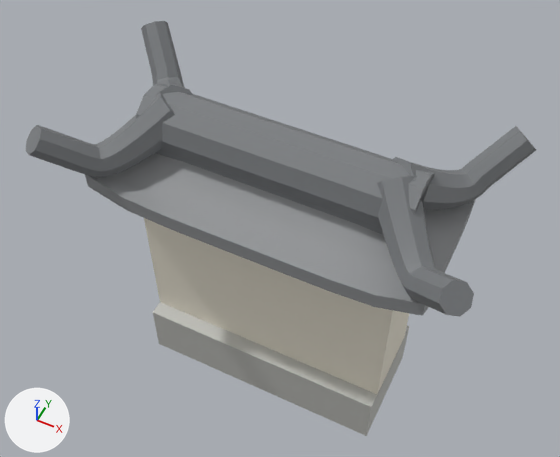
A saved change to the FBX model Assets/Art/SonMon/Models/SonMon_wall.fbx.
The view is the same before and after, from a camera (50 mm lens) standing at (0.85, -1.699, 2.937) and looking at (-0.037, 0.074, 0.721). The axes (+X, +Y, +Z) are drawn at lower left. The lights are the same throughout. The first picture is the older version. Where no turn or scale is listed for an object, it has been applied to the vertices.

The older version as bpy lines, for what is in view:
```python
me_wall = bpy.data.meshes.new('wall')
me_wall.from_pydata(...)  # 654 vertices, 614 faces; spans x -0.76..0.76, y -0.4..0.4, z 0.0..1.3
# faces by material slot: [160, 442, 6, 6]
me_wall.materials.append(mat_roofgrey)  # grey #959799
me_wall.materials.append(mat_trimgrey)  # grey #7c7e81
me_wall.materials.append(mat_plaster)  # pale yellow #f3eddd
me_wall.materials.append(mat_stone)  # light grey #c4c4bf
ob_wall = bpy.data.objects.new('wall', me_wall)
ob_wall.location = (0.0, 0.0, 0.0)
```
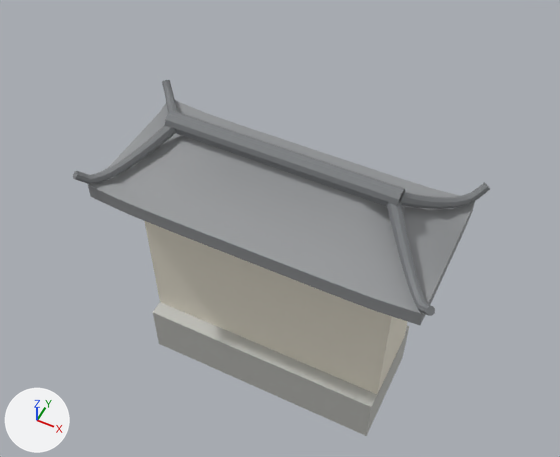
Location of each change, (x1, y1, x2, y2) in pixels of the pictures (560 x 457 px; the box of a moved part takes in the faces that stretch with it):
'wall', reshaped (18% narrower, 14% shorter)
    before: (26, 21, 536, 436)
    after: (73, 80, 490, 436)
part 1 of me_wall, moved or reshaped
    before: (136, 84, 435, 228)
    after: (165, 111, 405, 206)
part 2 of me_wall, moved or reshaped
    before: (156, 149, 434, 235)
    after: (176, 131, 405, 207)
part 3 of me_wall, moved or reshaped
    before: (26, 21, 536, 317)
    after: (73, 80, 490, 325)

Patch to the scene script:
```diff
--- a/Assets/Art/SonMon/Models/SonMon_wall.fbx.py
+++ b/Assets/Art/SonMon/Models/SonMon_wall.fbx.py
@@ me_wall @@
 # used by ob_wall; location = (0.0, 0.0, 0.0)
-me_wall.from_pydata(...)  # 654 vertices, 614 faces; spans x -0.76..0.76, y -0.4..0.4, z 0.0..1.3
+me_wall.from_pydata(...)  # 654 vertices, 614 faces; spans x -0.66..0.66, y -0.3..0.3, z 0.0..1.2
+# me_wall part 1: the loose piece of 20 vertices spanning x -0.5..0.5, y -0.11..0.11, z 1.07..1.27 is scaled about its middle by (0.86, 0.3, 0.3)
+# me_wall part 2: the loose piece of 8 vertices spanning x -0.5..0.5, y -0.08..0.08, z 1.06..1.24 is scaled about its middle by (0.86, 0.3, 0.3), then moved by (0.0, 0.0, 0.01)
+# me_wall part 3: 512 of 654 vertices moved; they spanned x -0.76..0.76, y -0.4..0.4, z 0.94..1.3 and now span x -0.66..0.66, y -0.3..0.3, z 0.92..1.19; mean shift (0.0, 0.0, -0.07); largest move (-0.69, -0.34, 1.29) -> (-0.64, -0.28, 1.07)
 me_wall.materials.append(mat_roofgrey)
```
